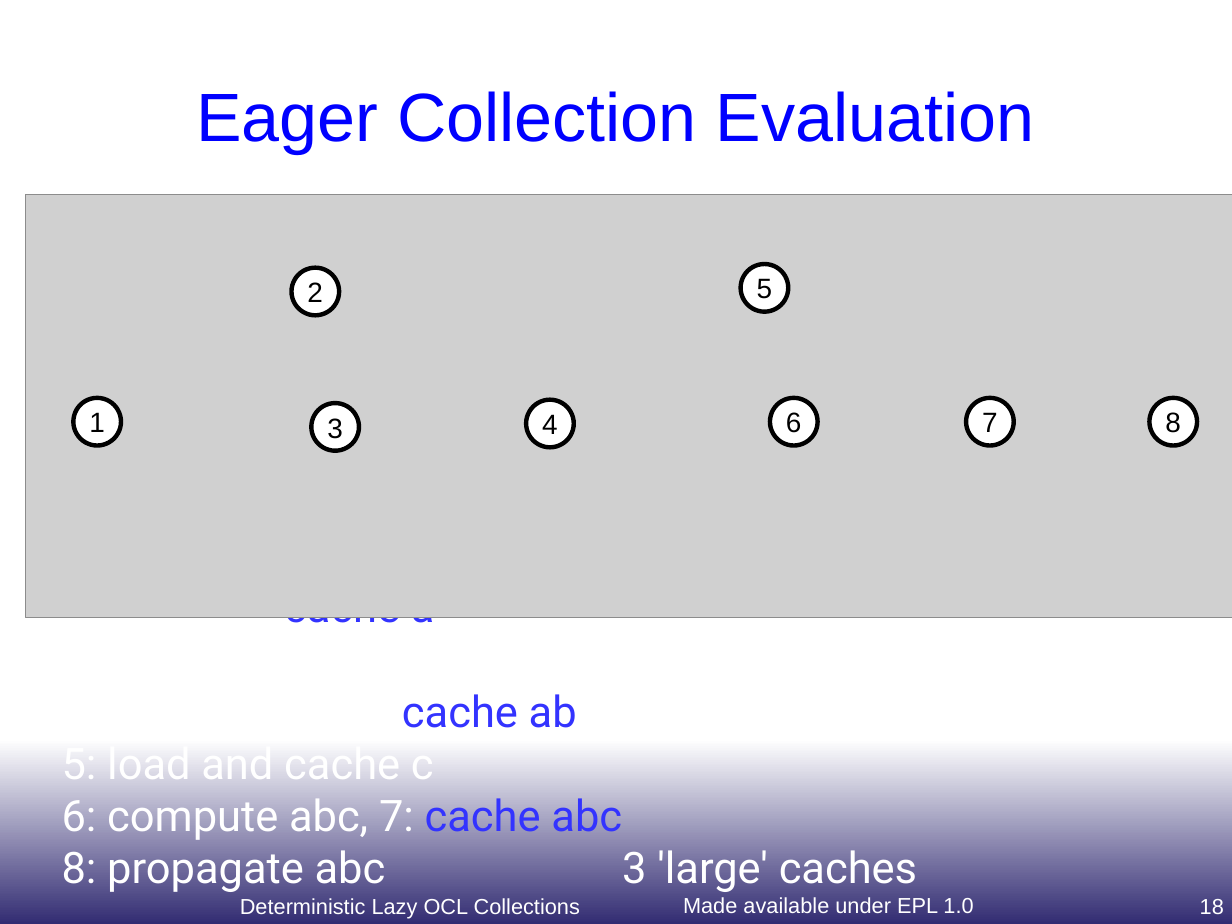
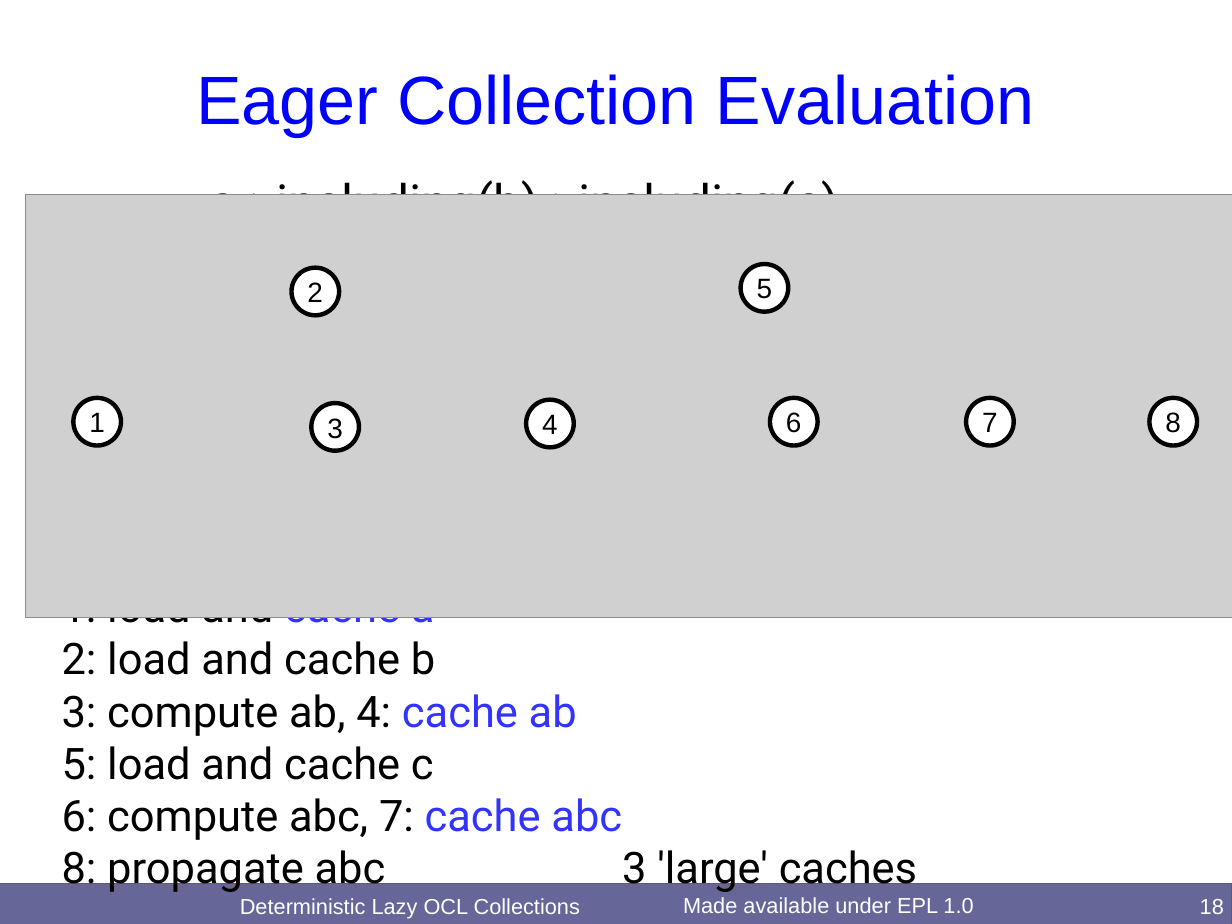
Before and after one commit to eclipse-ocl/ocl-website, a slide deck: slide 18 of ocl/docs/publications/OCL2017Evaluation/LazyDeterminism.odp. Drawn at 1232x924 pixels with LibreOffice and Linux fonts; fonts in the diff are those of the drawing; grey boxes stand for pictures. Boxes give left, top, right and bottom in pixels: in the first picture for what was removed or moved away, otherwise in the second. Text is boxed around its words. In the diff, an @@ line names an element or a change of style, - is before the commit and + after.

Commit message:
[ocl] OCL 2017 workshop on Lazy Deterministic Collections (slides))

```diff
--- a/ocl/docs/publications/OCL2017Evaluation/LazyDeterminism.odp
+++ b/ocl/docs/publications/OCL2017Evaluation/LazyDeterminism.odp
@@ background gradient #FFFFFF to #322C72 to #FFFFFF @@
@@ title "Eager Collection Evaluation": place and size @@
-title "Eager Collection Evaluation" at (196,91,1035,153)
+title "Eager Collection Evaluation" at (196,74,1035,137)
@@ text "a->including(b)->including(c)" at (62,175,917,894): text colour #FFFFFF to #000000 in "a->including(b)->including(c)", "1: load and 2: load and cache ..." @@
@@ rectangle added at (0,884,1232,924), fill #666699, outline #3465A4 0 pt @@
```
Also in this commit, not shown: 28 other slides changed, 1 other file.
